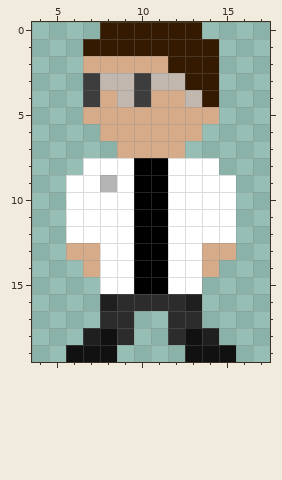
Two states of a pixel-art sprite, game/Textures/scientist_flipped.png. Above: the version before the commit.
The file is 20x20 pixels. Colours within 5 levels of each other are drawn and written as one. Shown: x 4..17, y 0..19.
Once edited:
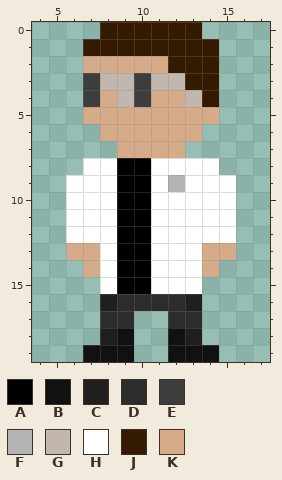
Palette (. is transparent): A #000000  B #111111  C #201f1f  D #2c2c2c  E #3d3d3d  F #b4b4b4  G #c2b7af  H #ffffff  J #341a00  K #d6ab8a
The exact change:
Changed rows in their new state; - is an unchanged pixel.
first column x 6:
 8 ---A-H----
 9 --HA-HF---
10 ---A-H----
11 ---A-H----
12 ---A-H----
13 ---A-H----
14 ---A-H----
15 ---A-H----
18 -.CB--BC.-
19 .--B--B--.
